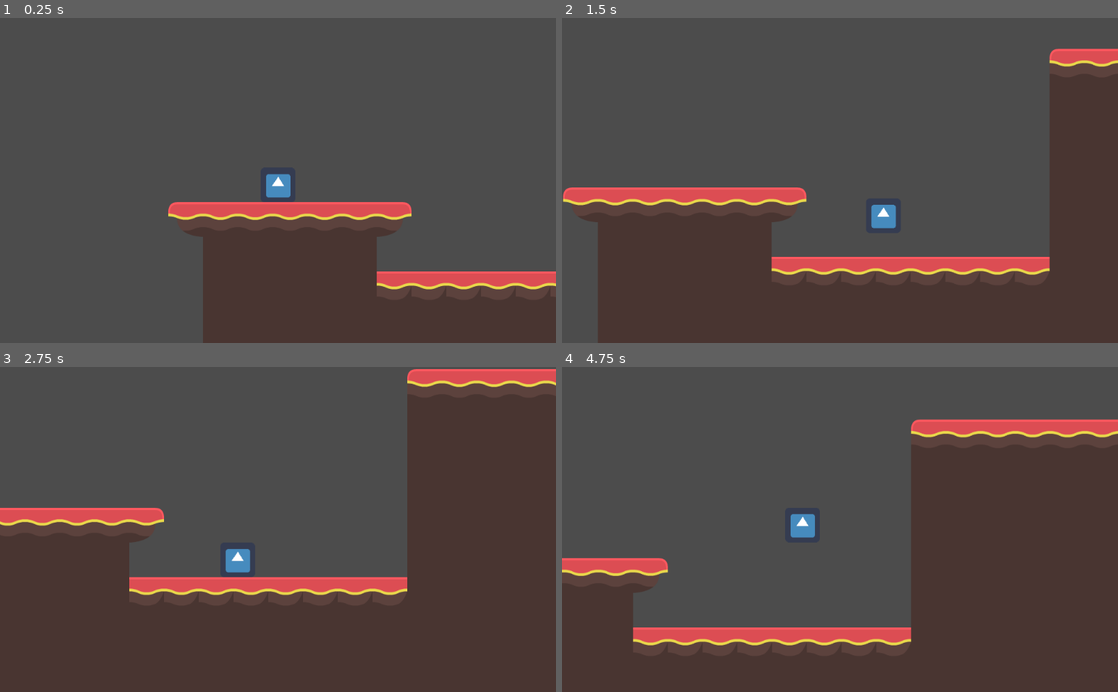
Above: before the commit, frames 1-4 (two rows, left to right).
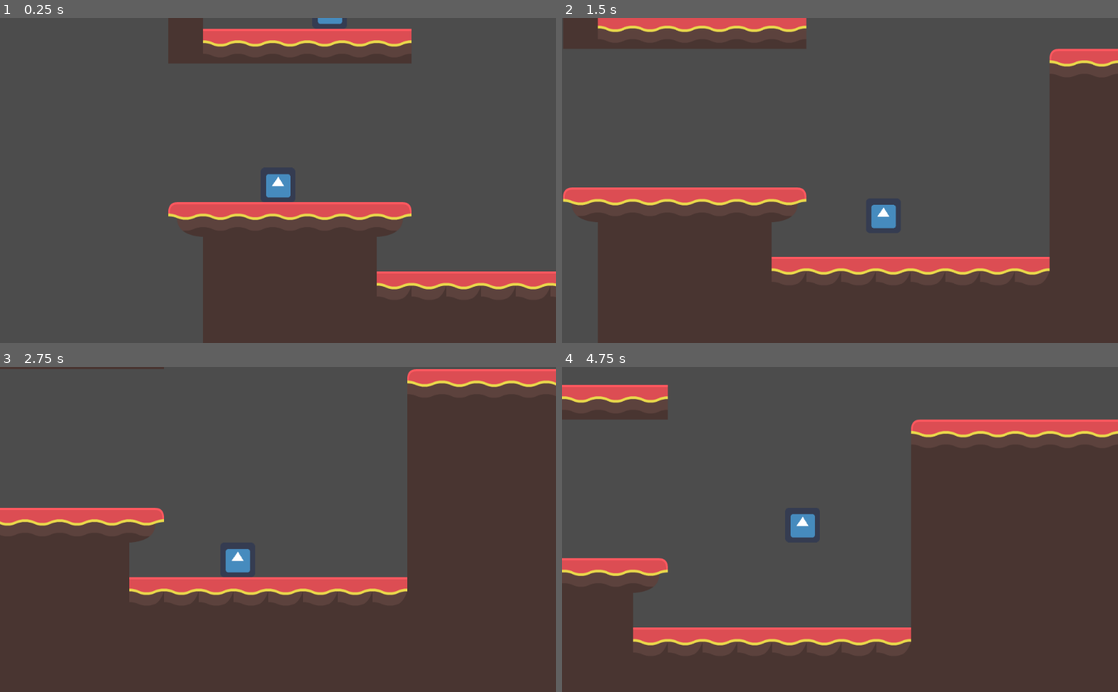
Above: after the commit, the same moments.

Repository: Lukas-VanDyke/Platformer-Prototype
Game: Godot game, scene res://Scenes/Room.tscn
Same seed, same stepped clock (60 frames per second), same inputs: the game is played once before the commit and once after it. The engine's default icon, where the game draws it, is replaced by a stand-in: a white triangle on a blue panel in a dark square.
Inputs (mouse positions are in pixels of both pictures, inside the frame that each line leads up to):
- Up to frame 1 (0.25 s): no input
- Up to frame 2 (1.5 s): move the mouse to (962, 164) at 0.52 s; hold D (right) from 0.53 s (still down); tap Space (space) at 0.6 s; move the mouse to (728, 196) at 1.27 s; click (728, 196) at 1.35 s
- Up to frame 3 (2.75 s): tap Space (space) at 1.55, 2.1 s; move the mouse to (333, 458) at 2.02 s; release D (right) at 2.03 s; hold A (left) from 2.03 s (still down)
- Up to frame 4 (4.75 s): move the mouse to (812, 594) at 2.77 s; release A (left) at 2.78 s; hold D (right) 2.78-4.28 s; tap Space (space) at 2.85, 3.8, 4.35 s; move the mouse to (1006, 578) at 3.52 s; click (1006, 578) at 3.6 s; move the mouse to (673, 480) at 4.27 s; hold A (left) from 4.28 s (still down)

The runs differ from the first frame. In frame 1, 3.7% of the frame differs, in the area x 30-74%, y 0-14%; in frame 2, 2.9%; in frame 3, 0.2%; in frame 4, 1.4%.

Commit message:
Added enemy the walks back and forth

Diff:
--- /dev/null
+++ b/src/Enemy/Enemy.tscn
@@ -0,0 +1,18 @@
+[gd_scene load_steps=4 format=2]
+
+[ext_resource path="res://Scripts/Enemy.gd" type="Script" id=1]
+[ext_resource path="res://icon.png" type="Texture" id=2]
+
+[sub_resource type="RectangleShape2D" id=1]
+extents = Vector2( 31.9567, 32.1347 )
+
+[node name="Enemy" type="KinematicBody2D"]
+collision_layer = 4
+collision_mask = 867
+script = ExtResource( 1 )
+
+[node name="Sprite" type="Sprite" parent="."]
+texture = ExtResource( 2 )
+
+[node name="CollisionShape2D" type="CollisionShape2D" parent="."]
+shape = SubResource( 1 )
--- a/src/Scenes/Room.tscn
+++ b/src/Scenes/Room.tscn
@@ -1,10 +1,11 @@
-[gd_scene load_steps=36 format=2]
+[gd_scene load_steps=37 format=2]
 
 [ext_resource path="res://Scripts/RoomController.gd" type="Script" id=1]
 [ext_resource path="res://tile_sheet.png" type="Texture" id=2]
 [ext_resource path="res://Player/Player.tscn" type="PackedScene" id=3]
 [ext_resource path="res://Spikes.png" type="Texture" id=4]
 [ext_resource path="res://Scenes/Flag.tscn" type="PackedScene" id=5]
+[ext_resource path="res://Enemy/Enemy.tscn" type="PackedScene" id=6]
 
 [sub_resource type="ConvexPolygonShape2D" id=1]
 points = PoolVector2Array( 0, 0, 64, 0, 64, 64, 0, 64 )
@@ -296,7 +297,7 @@
 collision_layer = 98
 collision_mask = 29
 format = 1
-tile_data = PoolIntArray( -327626, 0, 2, -327625, 0, 2, -327 …(607 unchanged characters)… 62, 0, 0, 63, 0, 0, 64, 0, 0, 65, 0, 0, 65590, 0, 0, 65591, 0, 0, 65592, 0, 0, 65593, 0, 0, 65597, 0, 0, 65598, 0, 0, 65599, 0, 0, 65600, 0, 0, 65601, 0, 0, 131126, 0, 0, 131127, 0, 0, 131128, 0, 0, 131129, 0, 0, 131133, 0, 0, 131134, 0, 0, 131135, 0, 0, 131136, 0, 0, 131137, 0, 0, 196662, 0, 0, 196663, 0, 0, 196664, 0, 0, 196665, 0, 0, 196669, 0, 0, 196670, 0, 0, 196671, 0, 0, 196672, 0, 0, 196673, 0, 0, 262177, 0, 65543, 262178, 0, 2, 262179 …(6569 unchanged characters)…
+tile_data = PoolIntArray( -327626, 0, 2, -327625, 0, 2, -327 …(607 unchanged characters)… 62, 0, 0, 63, 0, 0, 64, 0, 0, 65, 0, 0, 131070, 0, 2, 65590, 0, 0, 65591, 0, 0, 65592, 0, 0, 65593, 0, 0, 65597, 0, 0, 65598, 0, 0, 65599, 0, 0, 65600, 0, 0, 65601, 0, 0, 196606, 0, 0, 131126, 0, 0, 131127, 0, 0, 131128, 0, 0, 131129, 0, 0, 131133, 0, 0, 131134, 0, 0, 131135, 0, 0, 131136, 0, 0, 131137, 0, 0, 262142, 0, 0, 196662, 0, 0, 196663, 0, 0, 196664, 0, 0, 196665, 0, 0, 196669, 0, 0, 196670, 0, 0, 196671, 0, 0, 196672, 0, 0, 196673, 0, 0, 327678, 0, 0, 327679, 0, 2, 262144, 0, 2, 262145, 0, 2, 262146, 0, 2, 262147, 0, 2, 262148, 0, 2, 262177, 0, 65543, 262178, 0, 2, 262179 …(6569 unchanged characters)…
 __meta__ = {
 "_edit_lock_": true
 }
@@ -316,3 +317,6 @@
 
 [node name="Flag" parent="." instance=ExtResource( 5 )]
 position = Vector2( 4062.91, -287.506 )
+
+[node name="Enemy" parent="." instance=ExtResource( 6 )]
+position = Vector2( 219.242, 216.688 )
--- /dev/null
+++ b/src/Scripts/Enemy.gd
@@ -0,0 +1,26 @@
+extends KinematicBody2D
+
+export (int) var movementSpeed = 200
+export (int) var gravity = 2500
+var velocity = Vector2()
+
+var direction = -1
+
+func _physics_process(delta):
+	velocity = Vector2(direction * movementSpeed, velocity.y)
+	velocity = move_and_slide(velocity, Vector2.UP)
+	if is_on_wall():
+		direction *= -1
+
+	if is_on_floor():
+		velocity.y = 0
+	else:
+		velocity.y += gravity * delta
+
+	var space_state = get_world_2d().direct_space_state
+	var edgeCheck = Vector2(direction, 1)
+	var start = global_position
+	var target = start + (80 * edgeCheck)
+	var result = space_state.intersect_ray(global_position, target, [self])
+	if not result:
+		direction *= -1
